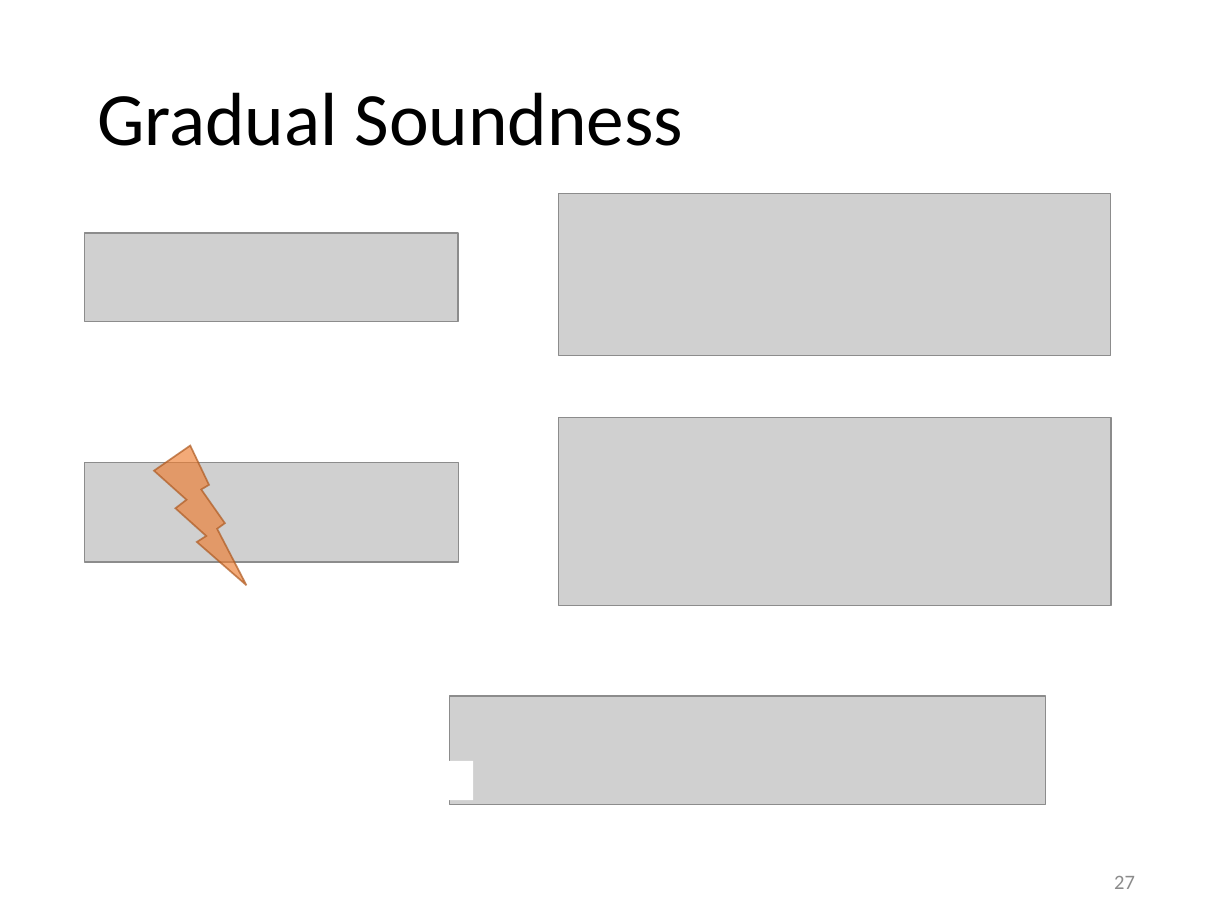
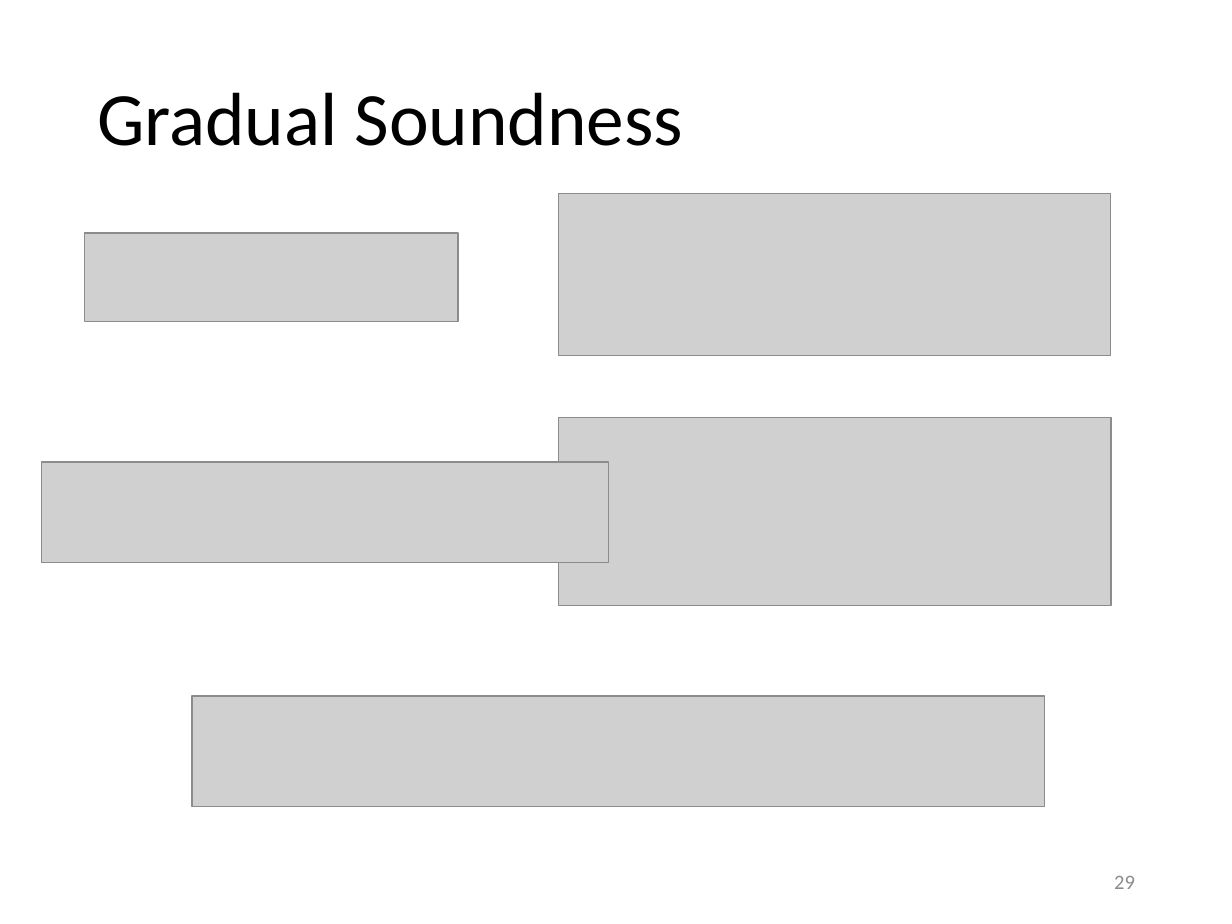
Before and after one commit to olydis/GradVerThesis, a slide deck: slide 29 of presentation/PLunch.pptm (slide 27 before the commit). Drawn at 1232x924 pixels with LibreOffice and Linux fonts; fonts in the diff are those of the drawing; grey boxes stand for pictures. Boxes give left, top, right and bottom in pixels: in the first picture for what was removed or moved away, otherwise in the second. Text is boxed around its words. In the diff, an @@ line names an element or a change of style, - is before the commit and + after.

```diff
--- a/presentation/PLunch.pptm
+++ b/presentation/PLunch.pptm
@@ rectangle added at (12, 411, 462, 604), fill #FFFFFF @@
@@ lightning bolt removed at (154, 446, 246, 585) @@
@@ picture: place and size @@
-picture at (85, 462, 458, 562)
+picture at (42, 462, 609, 563)
@@ picture: place and size @@
-picture at (450, 696, 1046, 804)
+picture at (192, 696, 1045, 807)
@@ rectangle removed at (426, 761, 473, 801) @@
@@ page number at (1114, 876, 1135, 889): text changed @@
-27
+29
```
Also in this commit, not shown: 1 other slide changed, 3 slides added, 1 slide removed.
